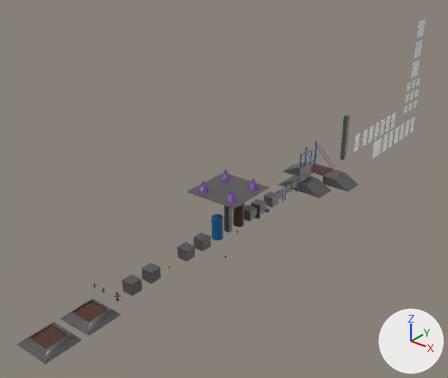
A saved change to the FBX model models/FoundationEBF.fbx.
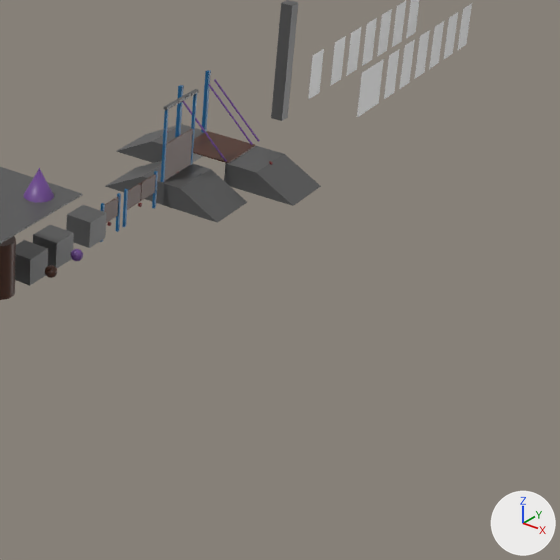
There are two pictures of each version: one whole from a 50 mm camera at (48.6, -85.5, 54.0) aimed at (-15.3, -5.6, 4.5), one close up on the part from 53% to 100% of the width and 30% to 86% of the height. Lighting does not change. The marker at lower right points along +X, +Y and +Z. Objects named as collision shapes, trigger or cutter boxes, shadow casters or lower levels of detail are left out. Where no turn or scale is listed for an object, it has been applied to the vertices.
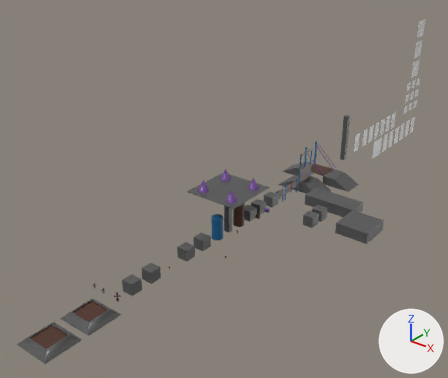
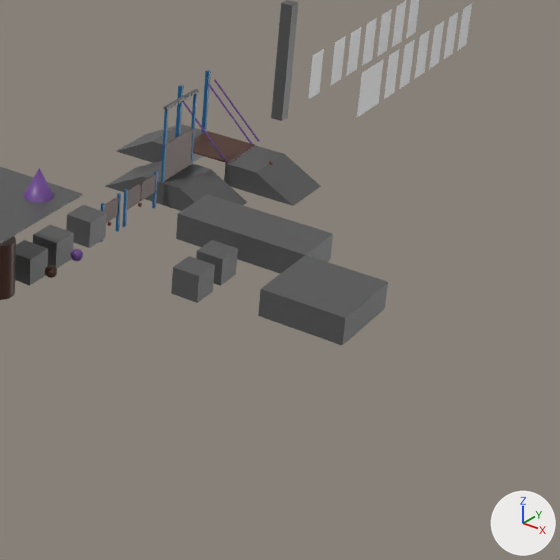
Pixel boxes (x1, y1, x2, y2) of what changed, in the close-ups (560 x 560 px):
'Cube.031', added
    after: (258, 255, 388, 345)
'Cube.030', added
    after: (176, 194, 333, 274)
'Cube.028', added
    after: (171, 256, 215, 303)
'Cube.029', added
    after: (196, 240, 238, 286)

The change, as a list of edits to the scene's bpy script:
```text
Add me_cube_125_1:
    me_cube_125_1.from_pydata(...)  # a box spanning x -3.0..3.0, y -3.0..3.0, z -1.0..1.0
    me_cube_125_1.materials.append(mat_material_grey)  # dark grey #555555
Add me_cube_124_1:
    me_cube_124_1.from_pydata(...)  # a box spanning x -5.0..5.0, y -2.0..2.0, z -1.0..1.0
    me_cube_124_1.materials.append(mat_material_grey)  # dark grey #555555
Add ob_cube_031:
    ob_cube_031 = bpy.data.objects.new('Cube.031', me_cube_125_1)
    ob_cube_031.location = (8.0, 3.0, 1.0)
Add ob_cube_029:
    ob_cube_029 = bpy.data.objects.new('Cube.029', me_cube_021.copy())  # the mesh of ob_cube_003
    ob_cube_029.location = (0.0, 3.0, 1.0)
Add ob_cube_028:
    ob_cube_028 = bpy.data.objects.new('Cube.028', me_cube_021.copy())  # the mesh of ob_cube_003
    ob_cube_028.location = (0.0, 0.0, 1.0)
Add ob_cube_030:
    ob_cube_030 = bpy.data.objects.new('Cube.030', me_cube_124_1)
    ob_cube_030.location = (0.0, 8.0, 1.0)
```
